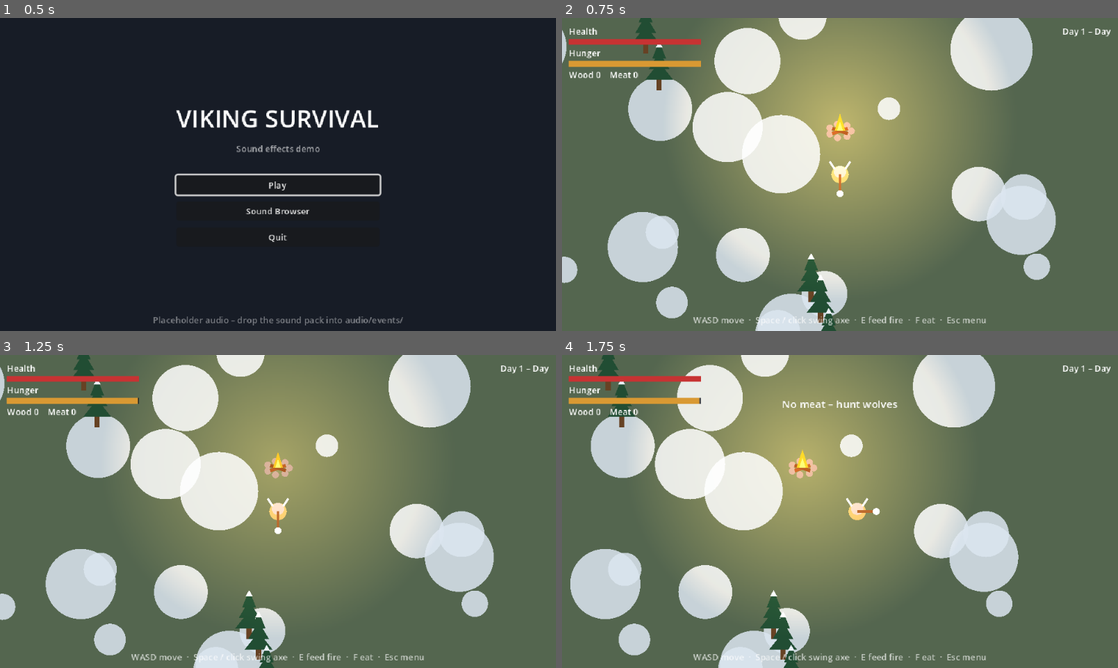
Above: before the commit, frames 1-4 (two rows, left to right).
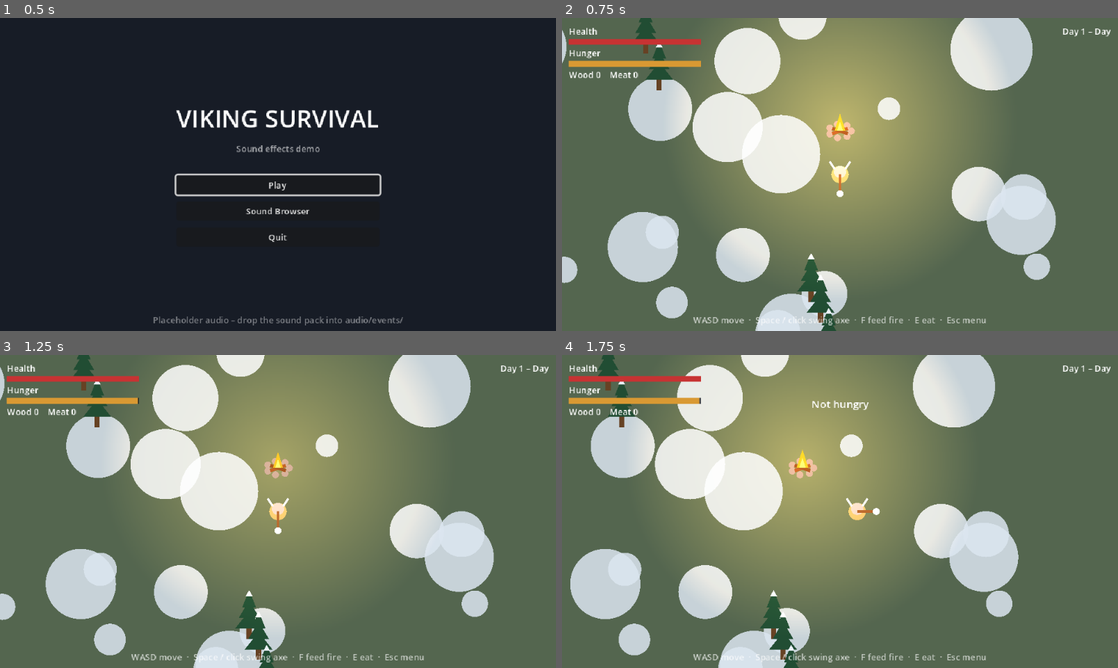
Above: after the commit, the same moments.

Repository: scunningham777/viking-survival-demo
Game: Godot game, scene res://scenes/ui/main_menu.tscn
The game is run twice, just before and just after one commit, with the same random seed, the same clock (stepped at 60 frames per second) and the same inputs.
Inputs (mouse positions are in pixels of both pictures, inside the frame that each line leads up to):
- Up to frame 1 (0.5 s): no input
- Up to frame 2 (0.75 s): click "Play" at 0.5 s
- Up to frame 3 (1.25 s): no input
- Up to frame 4 (1.75 s): tap Enter at 1.25 s; move the mouse to (962, 495) at 1.27 s; hold D (move_right) from 1.28 s (still down); hold E (eat, bound only after the commit) from 1.28 s (still down); click (962, 495) at 1.42 s; tap F (eat, bound only before the commit) at 1.55 s

Frame 1 is identical in both runs. In frame 2, less than 0.1% of the frame differs, in the area x 54-65%, y 95-98%; in frame 3, less than 0.1%; in frame 4, 0.3%, in the area x 39-65%, y 14-98%.

Commit message:
switch E and F keys

Diff:
--- a/project.godot
+++ b/project.godot
@@ -37,55 +37,55 @@
 
 move_left={
 "deadzone": 0.2,
-"events": [Object(InputEventKey,"resource_local_to_scene":fa …(209 unchanged characters)… "location":0,"echo":false,"script":null),
-Object(InputEventKey,"resource_local_to_scene":false,"resource_name":"","device":-1,"window_id":0,"alt_pressed":false,"shift_pressed":false,"ctrl_pressed":false,"meta_pressed":false,"pressed":false,"keycode":0,"physical_keycode":4194319,"key_label":0,"unicode":0,"location":0,"echo":false,"script":null),
-Object(InputEventJoypadMotion,"resource_local_to_scene":false,"resource_name":"","device":-1,"axis":0,"axis_value":-1.0,"script":null)
+"events": [Object(InputEventKey,"resource_local_to_scene":fa …(209 unchanged characters)… "location":0,"echo":false,"script":null)
+, Object(InputEventKey,"resource_local_to_scene":false,"resource_name":"","device":-1,"window_id":0,"alt_pressed":false,"shift_pressed":false,"ctrl_pressed":false,"meta_pressed":false,"pressed":false,"keycode":0,"physical_keycode":4194319,"key_label":0,"unicode":0,"location":0,"echo":false,"script":null)
+, Object(InputEventJoypadMotion,"resource_local_to_scene":false,"resource_name":"","device":-1,"axis":0,"axis_value":-1.0,"script":null)
 ]
 }
 move_right={
 "deadzone": 0.2,
-"events": [Object(InputEventKey,"resource_local_to_scene":fa …(209 unchanged characters)… "location":0,"echo":false,"script":null),
-Object(InputEventKey,"resource_local_to_scene":false,"resource_name":"","device":-1,"window_id":0,"alt_pressed":false,"shift_pressed":false,"ctrl_pressed":false,"meta_pressed":false,"pressed":false,"keycode":0,"physical_keycode":4194321,"key_label":0,"unicode":0,"location":0,"echo":false,"script":null),
-Object(InputEventJoypadMotion,"resource_local_to_scene":false,"resource_name":"","device":-1,"axis":0,"axis_value":1.0,"script":null)
+"events": [Object(InputEventKey,"resource_local_to_scene":fa …(209 unchanged characters)… "location":0,"echo":false,"script":null)
+, Object(InputEventKey,"resource_local_to_scene":false,"resource_name":"","device":-1,"window_id":0,"alt_pressed":false,"shift_pressed":false,"ctrl_pressed":false,"meta_pressed":false,"pressed":false,"keycode":0,"physical_keycode":4194321,"key_label":0,"unicode":0,"location":0,"echo":false,"script":null)
+, Object(InputEventJoypadMotion,"resource_local_to_scene":false,"resource_name":"","device":-1,"axis":0,"axis_value":1.0,"script":null)
 ]
 }
 move_up={
 "deadzone": 0.2,
-"events": [Object(InputEventKey,"resource_local_to_scene":fa …(209 unchanged characters)… "location":0,"echo":false,"script":null),
-Object(InputEventKey,"resource_local_to_scene":false,"resource_name":"","device":-1,"window_id":0,"alt_pressed":false,"shift_pressed":false,"ctrl_pressed":false,"meta_pressed":false,"pressed":false,"keycode":0,"physical_keycode":4194320,"key_label":0,"unicode":0,"location":0,"echo":false,"script":null),
-Object(InputEventJoypadMotion,"resource_local_to_scene":false,"resource_name":"","device":-1,"axis":1,"axis_value":-1.0,"script":null)
+"events": [Object(InputEventKey,"resource_local_to_scene":fa …(209 unchanged characters)… "location":0,"echo":false,"script":null)
+, Object(InputEventKey,"resource_local_to_scene":false,"resource_name":"","device":-1,"window_id":0,"alt_pressed":false,"shift_pressed":false,"ctrl_pressed":false,"meta_pressed":false,"pressed":false,"keycode":0,"physical_keycode":4194320,"key_label":0,"unicode":0,"location":0,"echo":false,"script":null)
+, Object(InputEventJoypadMotion,"resource_local_to_scene":false,"resource_name":"","device":-1,"axis":1,"axis_value":-1.0,"script":null)
 ]
 }
 move_down={
 "deadzone": 0.2,
-"events": [Object(InputEventKey,"resource_local_to_scene":fa …(209 unchanged characters)… "location":0,"echo":false,"script":null),
-Object(InputEventKey,"resource_local_to_scene":false,"resource_name":"","device":-1,"window_id":0,"alt_pressed":false,"shift_pressed":false,"ctrl_pressed":false,"meta_pressed":false,"pressed":false,"keycode":0,"physical_keycode":4194322,"key_label":0,"unicode":0,"location":0,"echo":false,"script":null),
-Object(InputEventJoypadMotion,"resource_local_to_scene":false,"resource_name":"","device":-1,"axis":1,"axis_value":1.0,"script":null)
+"events": [Object(InputEventKey,"resource_local_to_scene":fa …(209 unchanged characters)… "location":0,"echo":false,"script":null)
+, Object(InputEventKey,"resource_local_to_scene":false,"resource_name":"","device":-1,"window_id":0,"alt_pressed":false,"shift_pressed":false,"ctrl_pressed":false,"meta_pressed":false,"pressed":false,"keycode":0,"physical_keycode":4194322,"key_label":0,"unicode":0,"location":0,"echo":false,"script":null)
+, Object(InputEventJoypadMotion,"resource_local_to_scene":false,"resource_name":"","device":-1,"axis":1,"axis_value":1.0,"script":null)
 ]
 }
 attack={
 "deadzone": 0.2,
-"events": [Object(InputEventKey,"resource_local_to_scene":fa …(209 unchanged characters)… "location":0,"echo":false,"script":null),
-Object(InputEventMouseButton,"resource_local_to_scene":false,"resource_name":"","device":-1,"window_id":0,"alt_pressed":false,"shift_pressed":false,"ctrl_pressed":false,"meta_pressed":false,"button_mask":0,"position":Vector2(0, 0),"global_position":Vector2(0, 0),"factor":1.0,"button_index":1,"canceled":false,"pressed":false,"double_click":false,"script":null),
-Object(InputEventJoypadButton,"resource_local_to_scene":false,"resource_name":"","device":-1,"button_index":0,"pressure":0.0,"pressed":false,"script":null)
+"events": [Object(InputEventKey,"resource_local_to_scene":fa …(209 unchanged characters)… "location":0,"echo":false,"script":null)
+, Object(InputEventMouseButton,"resource_local_to_scene":false,"resource_name":"","device":-1,"window_id":0,"alt_pressed":false,"shift_pressed":false,"ctrl_pressed":false,"meta_pressed":false,"button_mask":0,"position":Vector2(0, 0),"global_position":Vector2(0, 0),"factor":1.0,"button_index":1,"canceled":false,"pressed":false,"double_click":false,"script":null)
+, Object(InputEventJoypadButton,"resource_local_to_scene":false,"resource_name":"","device":-1,"button_index":0,"pressure":0.0,"pressed":false,"script":null)
 ]
 }
 interact={
 "deadzone": 0.2,
-"events": [Object(InputEventKey,"resource_local_to_scene":fa …(140 unchanged characters)… d":false,"keycode":0,"physical_keycode":69,"key_label":0,"unicode":0,"location":0,"echo":false,"script":null),
-Object(InputEventJoypadButton,"resource_local_to_scene":false,"resource_name":"","device":-1,"button_index":2,"pressure":0.0,"pressed":false,"script":null)
+"events": [Object(InputEventKey,"resource_local_to_scene":fa …(140 unchanged characters)… d":false,"keycode":0,"physical_keycode":70,"key_label":0,"unicode":102,"location":0,"echo":false,"script":null)
+, Object(InputEventJoypadButton,"resource_local_to_scene":false,"resource_name":"","device":-1,"button_index":2,"pressure":0.0,"pressed":false,"script":null)
 ]
 }
 eat={
 "deadzone": 0.2,
-"events": [Object(InputEventKey,"resource_local_to_scene":fa …(140 unchanged characters)… d":false,"keycode":0,"physical_keycode":70,"key_label":0,"unicode":0,"location":0,"echo":false,"script":null),
-Object(InputEventJoypadButton,"resource_local_to_scene":false,"resource_name":"","device":-1,"button_index":3,"pressure":0.0,"pressed":false,"script":null)
+"events": [Object(InputEventKey,"resource_local_to_scene":fa …(140 unchanged characters)… d":false,"keycode":0,"physical_keycode":69,"key_label":0,"unicode":101,"location":0,"echo":false,"script":null)
+, Object(InputEventJoypadButton,"resource_local_to_scene":false,"resource_name":"","device":-1,"button_index":3,"pressure":0.0,"pressed":false,"script":null)
 ]
 }
 restart={
 "deadzone": 0.2,
-"events": [Object(InputEventKey,"resource_local_to_scene":fa …(209 unchanged characters)… "location":0,"echo":false,"script":null),
-Object(InputEventJoypadButton,"resource_local_to_scene":false,"resource_name":"","device":-1,"button_index":6,"pressure":0.0,"pressed":false,"script":null)
+"events": [Object(InputEventKey,"resource_local_to_scene":fa …(209 unchanged characters)… "location":0,"echo":false,"script":null)
+, Object(InputEventJoypadButton,"resource_local_to_scene":false,"resource_name":"","device":-1,"button_index":6,"pressure":0.0,"pressed":false,"script":null)
 ]
 }
 
@@ -99,6 +99,6 @@
 
 [rendering]
 
+textures/canvas_textures/default_texture_filter=0
 renderer/rendering_method="gl_compatibility"
 renderer/rendering_method.mobile="gl_compatibility"
-textures/canvas_textures/default_texture_filter=0
--- a/scenes/actors/player.tscn
+++ b/scenes/actors/player.tscn
@@ -1,6 +1,6 @@
-[gd_scene format=3]
+[gd_scene format=3 uid="uid://c4gqu2n4p6cde"]
 
-[ext_resource type="Script" path="res://scenes/actors/player.gd" id="1_script"]
+[ext_resource type="Script" uid="uid://b8ipll4jqm624" path="res://scenes/actors/player.gd" id="1_script"]
 
 [sub_resource type="CircleShape2D" id="CircleShape2D_body"]
 radius = 9.0
@@ -8,23 +8,23 @@
 [sub_resource type="CircleShape2D" id="CircleShape2D_interact"]
 radius = 28.0
 
-[node name="Player" type="CharacterBody2D" groups=["player"]]
+[node name="Player" type="CharacterBody2D" unique_id=2080902955 groups=["player"]]
 collision_layer = 2
 collision_mask = 5
 motion_mode = 1
 script = ExtResource("1_script")
 
-[node name="CollisionShape2D" type="CollisionShape2D" parent="."]
+[node name="CollisionShape2D" type="CollisionShape2D" parent="." unique_id=1880359264]
 shape = SubResource("CircleShape2D_body")
 
-[node name="InteractArea" type="Area2D" parent="."]
+[node name="InteractArea" type="Area2D" parent="." unique_id=1727115317]
 collision_layer = 0
 collision_mask = 16
 monitorable = false
 
-[node name="CollisionShape2D" type="CollisionShape2D" parent="InteractArea"]
+[node name="CollisionShape2D" type="CollisionShape2D" parent="InteractArea" unique_id=846319751]
 shape = SubResource("CircleShape2D_interact")
 
-[node name="Camera2D" type="Camera2D" parent="."]
+[node name="Camera2D" type="Camera2D" parent="." unique_id=1353814229]
 position_smoothing_enabled = true
 position_smoothing_speed = 6.0
--- a/scenes/ui/hud.tscn
+++ b/scenes/ui/hud.tscn
@@ -1,6 +1,6 @@
-[gd_scene format=3]
+[gd_scene format=3 uid="uid://bb06oafumu5j5"]
 
-[ext_resource type="Script" path="res://scenes/ui/hud.gd" id="1_script"]
+[ext_resource type="Script" uid="uid://ypq0kbp8sb7t" path="res://scenes/ui/hud.gd" id="1_script"]
 
 [sub_resource type="StyleBoxFlat" id="StyleBoxFlat_bar_bg"]
 bg_color = Color(0.08, 0.08, 0.1, 0.75)
@@ -11,10 +11,10 @@
 [sub_resource type="StyleBoxFlat" id="StyleBoxFlat_hunger"]
 bg_color = Color(0.85, 0.6, 0.2, 1)
 
-[node name="HUD" type="CanvasLayer"]
+[node name="HUD" type="CanvasLayer" unique_id=2116542161]
 script = ExtResource("1_script")
 
-[node name="Root" type="Control" parent="."]
+[node name="Root" type="Control" parent="." unique_id=433075401]
 layout_mode = 3
 anchors_preset = 15
 anchor_right = 1.0
@@ -23,7 +23,7 @@
 grow_vertical = 2
 mouse_filter = 2
 
-[node name="Stats" type="VBoxContainer" parent="Root"]
+[node name="Stats" type="VBoxContainer" parent="Root" unique_id=1203235612]
 layout_mode = 0
 offset_left = 8.0
 offset_top = 8.0
@@ -32,11 +32,11 @@
 mouse_filter = 2
 theme_override_constants/separation = 2
 
-[node name="HealthLabel" type="Label" parent="Root/Stats"]
+[node name="HealthLabel" type="Label" parent="Root/Stats" unique_id=1362569878]
 layout_mode = 2
 text = "Health"
 
-[node name="HealthBar" type="ProgressBar" parent="Root/Stats"]
+[node name="HealthBar" type="ProgressBar" parent="Root/Stats" unique_id=1688881754]
 unique_name_in_owner = true
 custom_minimum_size = Vector2(140, 7)
 layout_mode = 2
@@ -46,11 +46,11 @@
 value = 100.0
 show_percentage = false
 
-[node name="HungerLabel" type="Label" parent="Root/Stats"]
+[node name="HungerLabel" type="Label" parent="Root/Stats" unique_id=1976421072]
 layout_mode = 2
 text = "Hunger"
 
-[node name="HungerBar" type="ProgressBar" parent="Root/Stats"]
+[node name="HungerBar" type="ProgressBar" parent="Root/Stats" unique_id=1527141353]
 unique_name_in_owner = true
 custom_minimum_size = Vector2(140, 7)
 layout_mode = 2
@@ -60,12 +60,12 @@
 value = 100.0
 show_percentage = false
 
-[node name="InventoryLabel" type="Label" parent="Root/Stats"]
+[node name="InventoryLabel" type="Label" parent="Root/Stats" unique_id=1614962285]
 unique_name_in_owner = true
 layout_mode = 2
 text = "Wood 0    Meat 0"
 
-[node name="DayLabel" type="Label" parent="Root"]
+[node name="DayLabel" type="Label" parent="Root" unique_id=2127303551]
 unique_name_in_owner = true
 layout_mode = 1
 anchors_preset = 1
@@ -79,7 +79,7 @@
 text = "Day 1 – Day"
 horizontal_alignment = 2
 
-[node name="MessageLabel" type="Label" parent="Root"]
+[node name="MessageLabel" type="Label" parent="Root" unique_id=564107621]
 unique_name_in_owner = true
 layout_mode = 1
 anchors_preset = 10
@@ -90,7 +90,8 @@
 theme_override_font_sizes/font_size = 12
 horizontal_alignment = 1
 
-[node name="HintLabel" type="Label" parent="Root"]
+[node name="HintLabel" type="Label" parent="Root" unique_id=1672928741]
+modulate = Color(1, 1, 1, 0.7)
 layout_mode = 1
 anchors_preset = 12
 anchor_top = 1.0
@@ -100,11 +101,10 @@
 offset_bottom = -6.0
 grow_horizontal = 2
 grow_vertical = 0
-modulate = Color(1, 1, 1, 0.7)
-text = "WASD move  ·  Space / click swing axe  ·  E feed fire  ·  F eat  ·  Esc menu"
+text = "WASD move  ·  Space / click swing axe  ·  F feed fire  ·  E eat  ·  Esc menu"
 horizontal_alignment = 1
 
-[node name="GameOverPanel" type="PanelContainer" parent="Root"]
+[node name="GameOverPanel" type="PanelContainer" parent="Root" unique_id=1298485338]
 unique_name_in_owner = true
 visible = false
 layout_mode = 1
@@ -120,29 +120,29 @@
 grow_horizontal = 2
 grow_vertical = 2
 
-[node name="Layout" type="VBoxContainer" parent="Root/GameOverPanel"]
+[node name="Layout" type="VBoxContainer" parent="Root/GameOverPanel" unique_id=1240730624]
 layout_mode = 2
+theme_override_constants/separation = 6
 alignment = 1
-theme_override_constants/separation = 6
 
-[node name="Title" type="Label" parent="Root/GameOverPanel/Layout"]
+[node name="Title" type="Label" parent="Root/GameOverPanel/Layout" unique_id=1583049558]
 layout_mode = 2
 theme_override_font_sizes/font_size = 18
 text = "You have fallen"
 horizontal_alignment = 1
 
-[node name="SummaryLabel" type="Label" parent="Root/GameOverPanel/Layout"]
+[node name="SummaryLabel" type="Label" parent="Root/GameOverPanel/Layout" unique_id=1596225887]
 unique_name_in_owner = true
 layout_mode = 2
 text = "You survived 1 day."
 horizontal_alignment = 1
 
-[node name="RestartButton" type="Button" parent="Root/GameOverPanel/Layout"]
+[node name="RestartButton" type="Button" parent="Root/GameOverPanel/Layout" unique_id=585971690]
 unique_name_in_owner = true
 layout_mode = 2
 text = "Try again (R)"
 
-[node name="MenuButton" type="Button" parent="Root/GameOverPanel/Layout"]
+[node name="MenuButton" type="Button" parent="Root/GameOverPanel/Layout" unique_id=2068479665]
 unique_name_in_owner = true
 layout_mode = 2
 text = "Main menu"
